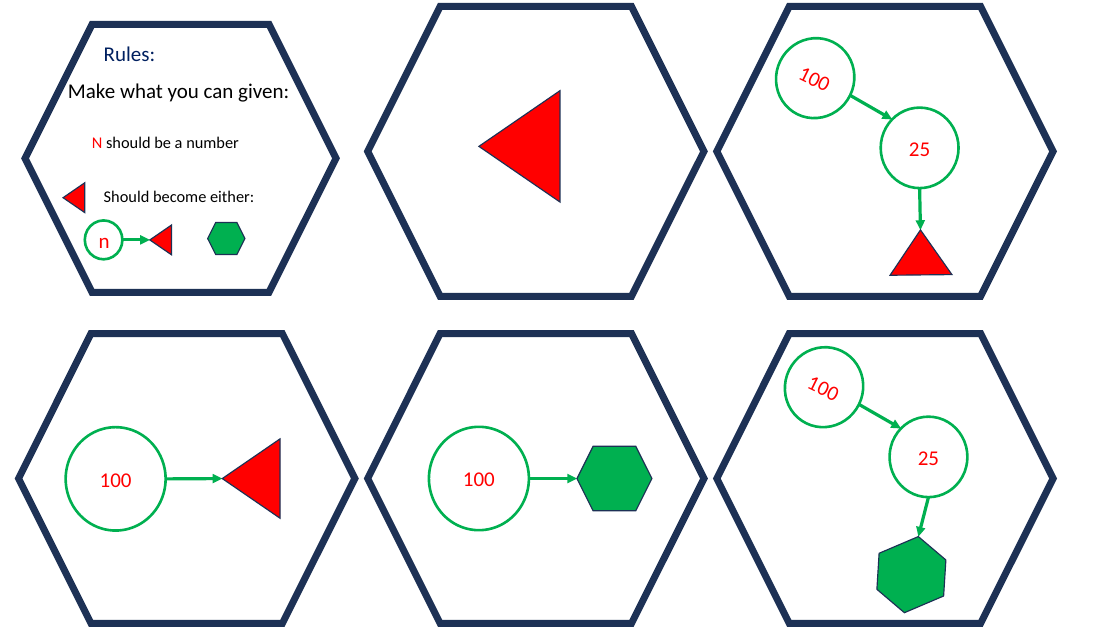
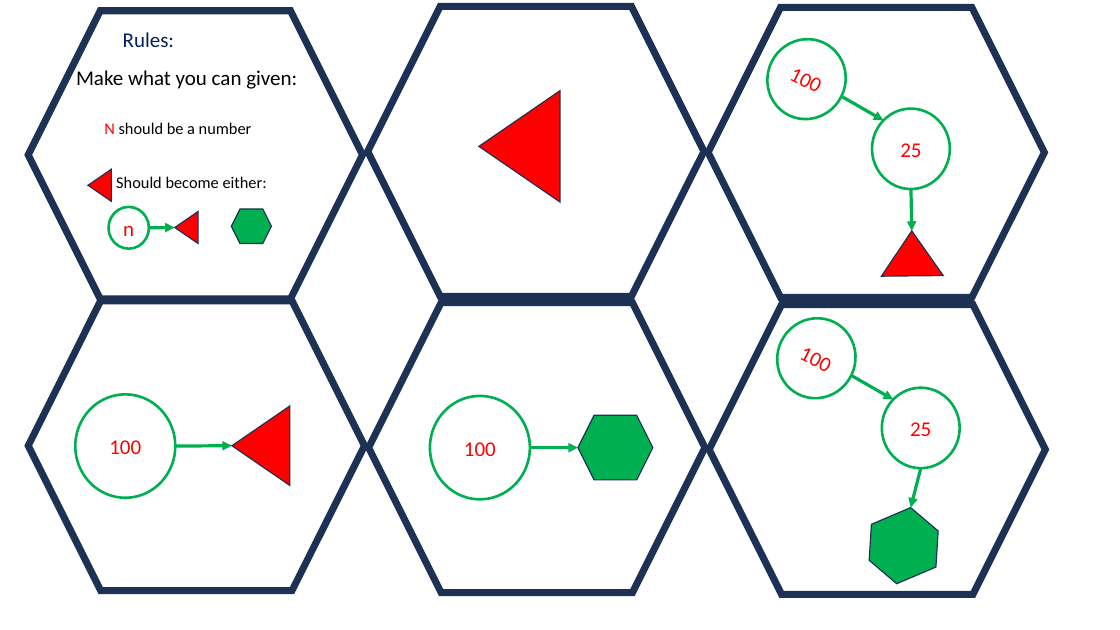
Before and after one commit to SpenceIsCool/HackCUX_TheInductiveGames, a slide deck: slide 1 of Printables/LinkListLaugh.pptx. Drawn at 1120x630 pixels with LibreOffice and Linux fonts; fonts in the diff are those of the drawing. Boxes give left, top, right and bottom in pixels: in the first picture for what was removed or moved away, otherwise in the second. Text is boxed around its words. In the diff, an @@ line names an element or a change of style, - is before the commit and + after.

```diff
--- a/Printables/LinkListLaugh.pptx
+++ b/Printables/LinkListLaugh.pptx
@@ hexagon: place and size @@
-hexagon at (25, 24, 336, 292)
+hexagon at (29, 11, 363, 299)
@@ text "Rules:": place and size @@
-text "Rules:" at (104, 46, 155, 61)
+text "Rules:" at (123, 32, 174, 47)
@@ text "Make what you can given:": place and size @@
-text "Make what you can given:" at (68, 83, 289, 102)
+text "Make what you can given:" at (76, 70, 297, 89)
@@ text "N should be a number": place and size @@
-text "N should be a number" at (92, 136, 239, 148)
+text "N should be a number" at (104, 122, 252, 134)
@@ triangle: place and size @@
-triangle at (63, 182, 85, 213)
+triangle at (88, 170, 112, 202)
@@ text "Should become either:": place and size @@
-text "Should become either:" at (104, 190, 254, 202)
+text "Should become either:" at (116, 176, 267, 188)
@@ 1 ellipse, 1 triangle, 1 hexagon: place and size @@
-1 ellipse, 1 triangle, 1 hexagon at (85, 220, 245, 259)
+1 ellipse, 1 triangle, 1 hexagon at (108, 207, 271, 249)
@@ 2 ellipses, 2 arrows, 1 hexagon, 1 triangle: place and size @@
-2 ellipses, 2 arrows, 1 hexagon, 1 triangle at (717, 7, 1053, 297)
+2 ellipses, 2 arrows, 1 hexagon, 1 triangle at (708, 8, 1044, 297)
@@ arrow moved from (123, 240) - (150, 240) to (149, 228) - (175, 228) @@
@@ 2 ellipses, 1 hexagon, 1 arrow: place and size @@
-2 ellipses, 1 hexagon, 1 arrow at (717, 334, 1053, 623)
+2 ellipses, 1 hexagon, 1 arrow at (709, 305, 1045, 595)
@@ 2 hexagons, 1 ellipse, 1 arrow: place and size @@
-2 hexagons, 1 ellipse, 1 arrow at (368, 334, 704, 623)
+2 hexagons, 1 ellipse, 1 arrow at (369, 302, 705, 592)
@@ 1 ellipse, 1 triangle, 1 hexagon, 1 arrow: place and size @@
-1 ellipse, 1 triangle, 1 hexagon, 1 arrow at (18, 334, 355, 623)
+1 ellipse, 1 triangle, 1 hexagon, 1 arrow at (29, 301, 365, 591)
@@ arrow moved from (928, 497) - (918, 537) to (921, 468) - (911, 507) @@
@@ hexagon: place and size @@
-hexagon at (864, 531, 958, 620)
+hexagon at (857, 501, 951, 590)
```
Also in this commit, not shown: 1 other slide changed, 2 other files.
